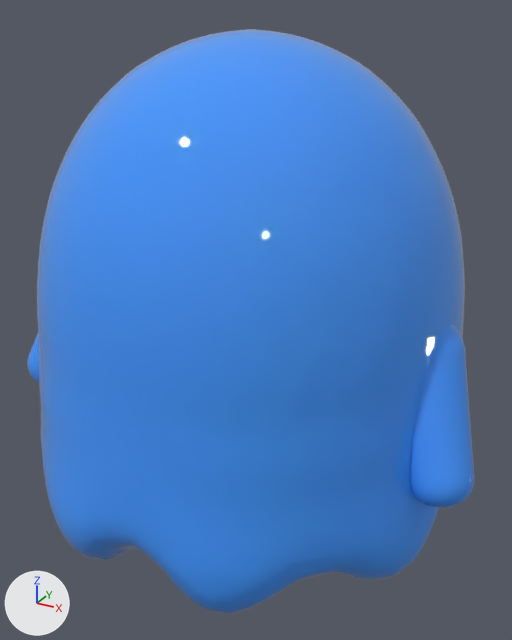
Renders of the glTF model assets/models/bots/bot-custom-flat.glb from each side of a commit.
The view is the same before and after, from a 50 mm lens placed at (0.808, -1.446, 1.971), pointed at (0.03, -0.03, 1.263). The axes (+X, +Y, +Z) are drawn at lower left. The lights are the same throughout. The first picture is the older version. Vertices at exactly the same position are counted once.

The first picture shows 'Arm_L', 'Arm_R', 'BotBody'.
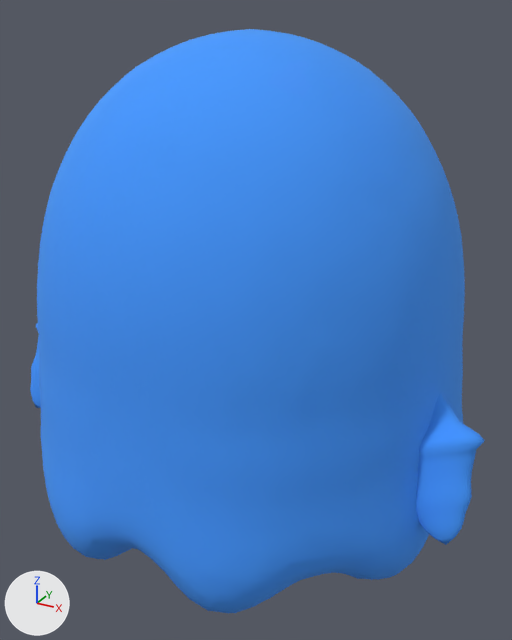
Pixel boxes (x1, y1, x2, y2) of what changed, in the pictures (512 x 640 px):
```json
{"object": "BotBody", "change": "surface changed", "before": [37, 29, 465, 613], "after": [37, 29, 465, 613]}
{"object": "Arm_L", "change": "surface changed, reshaped", "before": [410, 324, 475, 509], "after": [416, 393, 485, 545]}
{"object": "Arm_R", "change": "surface changed, reshaped", "before": [27, 333, 39, 382], "after": [30, 323, 41, 408]}
```

Edits to the scene script, one JSON object a line:
```json
{"block": "mat_tripo_mat_89a74c02_0b08_4e5c_a8ee_38050b73ad8e", "where": "n0 = _N.new('ShaderNodeBsdfPrincipled'); n0.name = 'Principled BSDF'"}
{"op": "add", "block": "mat_tripo_mat_89a74c02_0b08_4e5c_a8ee_38050b73ad8e", "code": "n0.inputs[2].default_value = 1.0  # 'Roughness'"}
{"op": "remove", "block": "mat_tripo_mat_89a74c02_0b08_4e5c_a8ee_38050b73ad8e", "code": "n3 = _N.new('ShaderNodeSeparateColor'); n3.name = 'Separate Color'"}
{"op": "remove", "block": "mat_tripo_mat_89a74c02_0b08_4e5c_a8ee_38050b73ad8e", "code": "n4 = _N.new('ShaderNodeTexImage'); n4.name = 'Image Texture.001'"}
{"op": "remove", "block": "mat_tripo_mat_89a74c02_0b08_4e5c_a8ee_38050b73ad8e", "code": "n4.image = img_blue_ghost_3d_model_rm"}
{"op": "remove", "block": "mat_tripo_mat_89a74c02_0b08_4e5c_a8ee_38050b73ad8e", "code": "n6 = _N.new('ShaderNodeTexImage'); n6.name = 'Image Texture.002'"}
{"op": "remove", "block": "mat_tripo_mat_89a74c02_0b08_4e5c_a8ee_38050b73ad8e", "code": "n6.image = img_blue_ghost_3d_model_normal"}
{"op": "add", "block": "mat_tripo_mat_89a74c02_0b08_4e5c_a8ee_38050b73ad8e", "code": "n4 = _N.new('ShaderNodeTexImage'); n4.name = 'Image Texture.001'"}
{"op": "add", "block": "mat_tripo_mat_89a74c02_0b08_4e5c_a8ee_38050b73ad8e", "code": "n4.image = img_blue_ghost_3d_model_normal"}
{"op": "remove", "block": "mat_tripo_mat_89a74c02_0b08_4e5c_a8ee_38050b73ad8e", "code": "_L.new(n3.outputs[2], n0.inputs[1])  # 'Blue' to 'Metallic'"}
{"op": "remove", "block": "mat_tripo_mat_89a74c02_0b08_4e5c_a8ee_38050b73ad8e", "code": "_L.new(n3.outputs[1], n0.inputs[2])  # 'Green' to 'Roughness'"}
{"op": "remove", "block": "mat_tripo_mat_89a74c02_0b08_4e5c_a8ee_38050b73ad8e", "code": "_L.new(n4.outputs[0], n3.inputs[0])  # 'Color' to 'Color'"}
{"block": "mat_tripo_mat_89a74c02_0b08_4e5c_a8ee_38050b73ad8e", "where": "n5 = _N.new('ShaderNodeNormalMap'); n5.name = 'Normal Map'"}
{"op": "remove", "block": "mat_tripo_mat_89a74c02_0b08_4e5c_a8ee_38050b73ad8e", "code": "_L.new(n6.outputs[0], n5.inputs[1])  # 'Color' to 'Color'"}
{"op": "add", "block": "mat_tripo_mat_89a74c02_0b08_4e5c_a8ee_38050b73ad8e", "code": "_L.new(n4.outputs[0], n5.inputs[1])  # 'Color' to 'Color'"}
{"block": "me_arm_lmesh", "where": "# used by ob_arm_l; location = (0.0, 0.0, 0.0)"}
{"op": "remove", "block": "me_arm_lmesh", "code": "me_arm_lmesh.from_pydata(...)  # 650 vertices, 1296 faces; spans x 0.348..0.618, y -0.23..0.04, z 0.99..1.38"}
{"op": "add", "block": "me_arm_lmesh", "code": "me_arm_lmesh.from_pydata(...)  # 1118 vertices, 2232 faces; spans x 0.388..0.622, y -0.213..-0.015, z 0.928..1.356"}
{"block": "me_arm_lmesh", "change": "me_arm_lmesh part 1: 650 vertices removed from x 0.348..0.618, y -0.23..0.04, z 0.99..1.38; 1118 vertices added at x 0.388..0.622, y -0.213..-0.015, z 0.928..1.356"}
{"block": "me_arm_rmesh", "where": "# used by ob_arm_r; location = (0.0, 0.0, 0.0)"}
{"op": "remove", "block": "me_arm_rmesh", "code": "me_arm_rmesh.from_pydata(...)  # 650 vertices, 1296 faces; spans x -0.618..-0.348, y -0.23..0.04, z 0.99..1.38"}
{"op": "add", "block": "me_arm_rmesh", "code": "me_arm_rmesh.from_pydata(...)  # 1118 vertices, 2232 faces; spans x -0.622..-0.388, y -0.213..-0.015, z 0.928..1.356"}
{"block": "me_arm_rmesh", "change": "me_arm_rmesh part 2: 650 vertices removed from x -0.618..-0.348, y -0.23..0.04, z 0.99..1.38; 1118 vertices added at x -0.622..-0.388, y -0.213..-0.015, z 0.928..1.356"}
```
